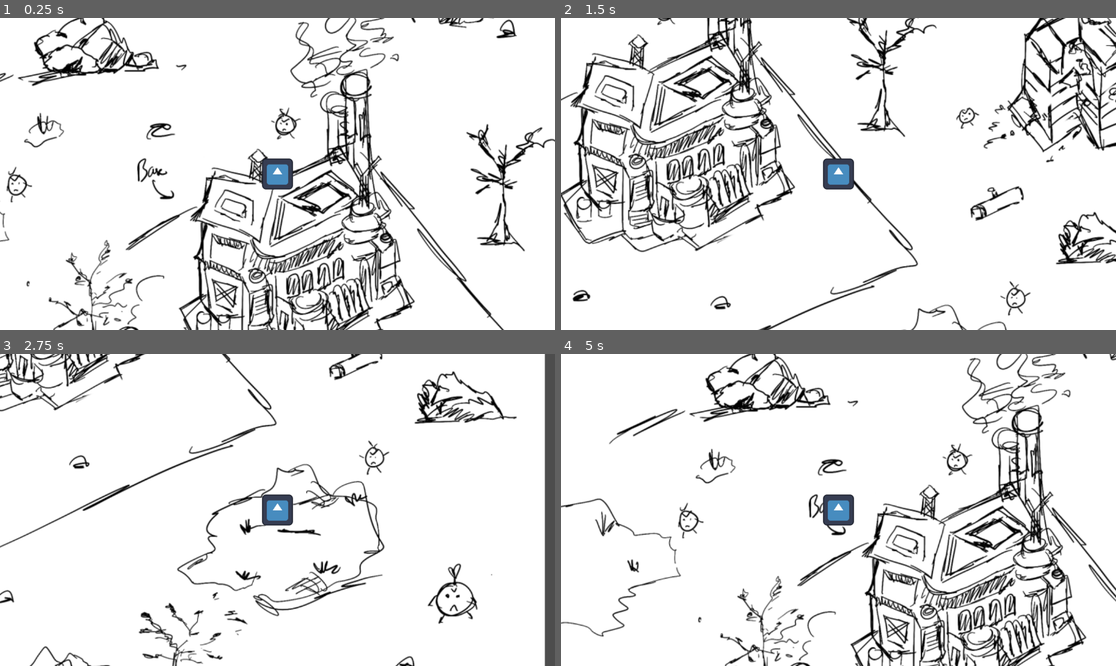
Above: before the commit, frames 1-4 (two rows, left to right).
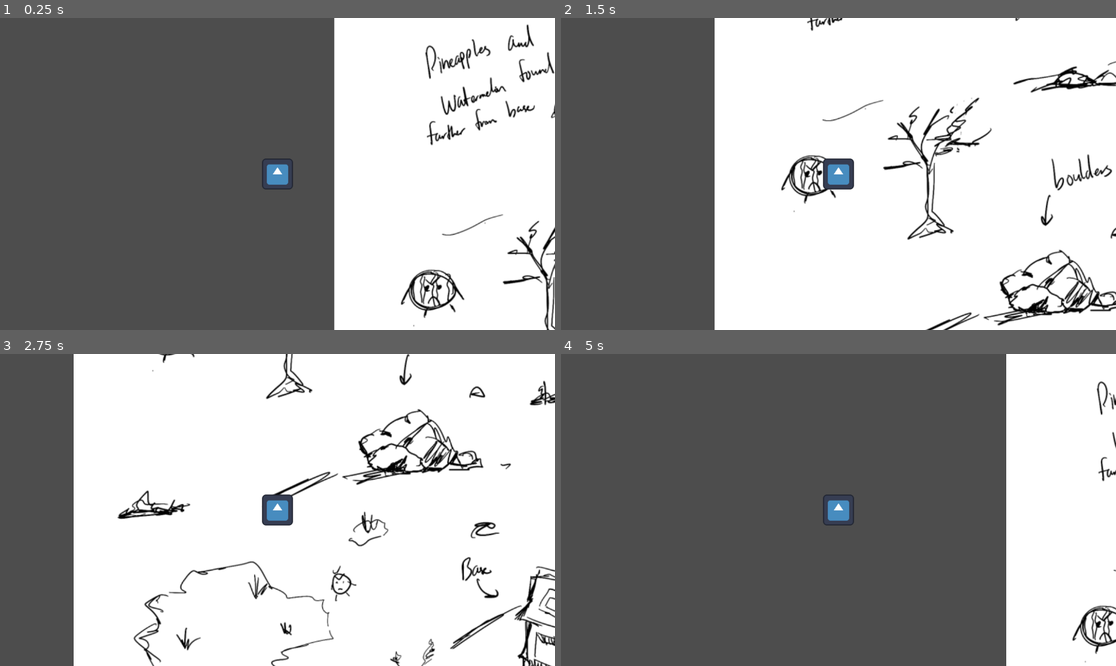
Above: after the commit, the same moments.

Repository: RashmitShrestha/gmo
Game: Godot game, scene res://scenes/game_area.tscn
The game is run twice, just before and just after one commit, with the same random seed, the same clock (stepped at 60 frames per second) and the same inputs. The engine's default icon, where the game draws it, is replaced by a stand-in: a white triangle on a blue panel in a dark square.
Inputs (mouse positions are in pixels of both pictures, inside the frame that each line leads up to):
- Up to frame 1 (0.25 s): no input
- Up to frame 2 (1.5 s): tap Enter at 0.5 s; move the mouse to (960, 158) at 0.52 s; press the mouse at (960, 158) at 0.53 s; hold D (right) 0.53-1.28 s; move the mouse to (727, 189) at 1.27 s; release the mouse at (727, 189) at 1.28 s; hold S (down) from 1.28 s (still down); tap Shift (shift) at 1.35 s
- Up to frame 3 (2.75 s): move the mouse to (333, 441) at 2.02 s; release S (down) at 2.03 s; press the mouse at (333, 441) at 2.03 s; hold D (right) from 2.03 s (still down)
- Up to frame 4 (5 s): move the mouse to (810, 572) at 2.77 s; release D (right) at 2.78 s; release the mouse at (810, 572) at 2.78 s; hold W (up) 2.78-3.53 s; tap Shift (shift) at 2.85, 4.35 s; move the mouse to (1005, 556) at 3.52 s; press the mouse at (1005, 556) at 3.53 s; hold A (left) from 3.53 s (still down); move the mouse to (672, 463) at 4.27 s; release the mouse at (672, 463) at 4.28 s

The runs differ from the first frame. In frame 1, 66% of the frame differs, in the area x 0-100%, y 0-100%; in frame 2, 40%; in frame 3, 26%; in frame 4, 83%.

Commit message:
map. it's green. 64 by 64. innit.

Diff:
--- a/gmo/scenes/game_area.tscn
+++ b/gmo/scenes/game_area.tscn
@@ -22,6 +22,7 @@
 [node name="GameArea" type="Node2D"]
 
 [node name="TestArea" type="Sprite2D" parent="."]
+position = Vector2(2430, 1470)
 scale = Vector2(3, 3)
 texture = ExtResource("1_4eb3c")
 
Binary file added: gmo/assets/Solaria Demo Tiles.png
Not shown, added: gmo/assets/Solaria Demo Tiles.png.import
